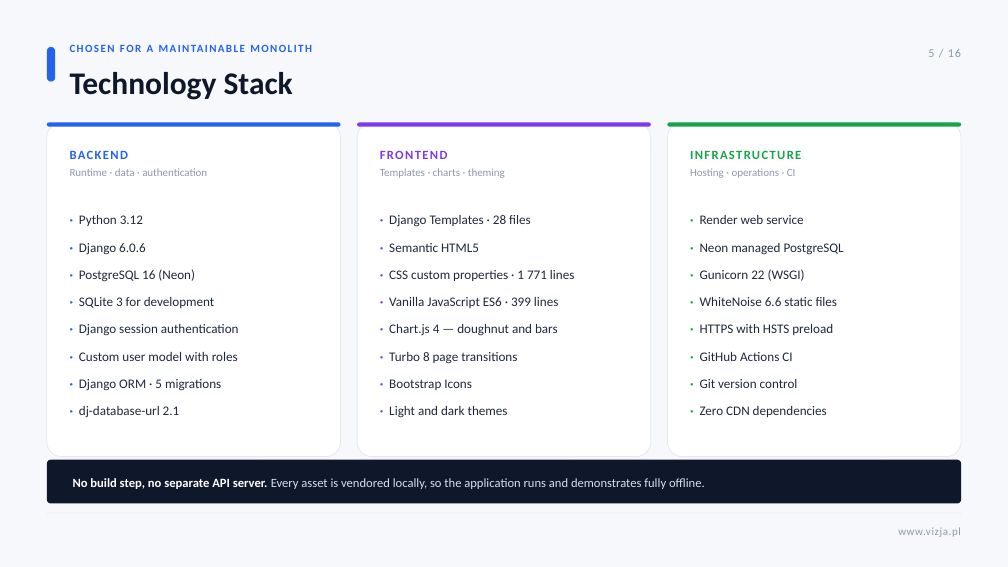
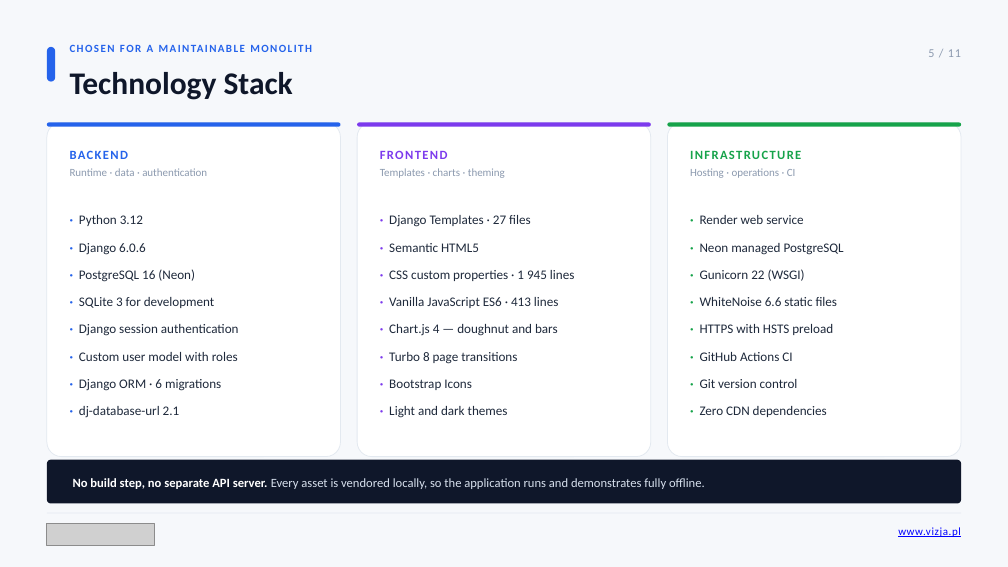
Before and after one commit to maksym671/Diploma-Project-SMS-Management-System, a slide deck: slide 5 of Maksym_Shpak_Diploma_Presentation.pptx. Drawn at 1008x567 pixels with LibreOffice and Linux fonts; fonts in the diff are those of the drawing; grey boxes stand for pictures. Boxes give left, top, right and bottom in pixels: in the first picture for what was removed or moved away, otherwise in the second. Text is boxed around its words. In the diff, an @@ line names an element or a change of style, - is before the commit and + after.

```diff
--- a/Maksym_Shpak_Diploma_Presentation.pptx
+++ b/Maksym_Shpak_Diploma_Presentation.pptx
@@ text at <box>928,49,961,57</box>: text changed @@
-5 / 16
+5 / 11
@@ text at <box>389,215,531,227</box>: text changed @@
-· Django Templates · 28 files
+· Django Templates · 27 files
@@ text at <box>389,270,575,308</box>: text changed @@
-· CSS custom properties · 1 771 lines
-· Vanilla JavaScript ES6 · 399 lines
+· CSS custom properties · 1 945 lines
+· Vanilla JavaScript ES6 · 413 lines
@@ text at <box>79,379,221,391</box>: text changed @@
-· Django ORM · 5 migrations
+· Django ORM · 6 migrations
@@ picture added at <box>47,523,154,545</box> @@
@@ text "www.vizja.pl" at <box>898,527,961,537</box>: text colour #8C9AAF to #0000FF, underline on @@
```
Also in this commit, not shown: 9 other slides changed, 1 slide added, 6 slides removed, 51 other files.
